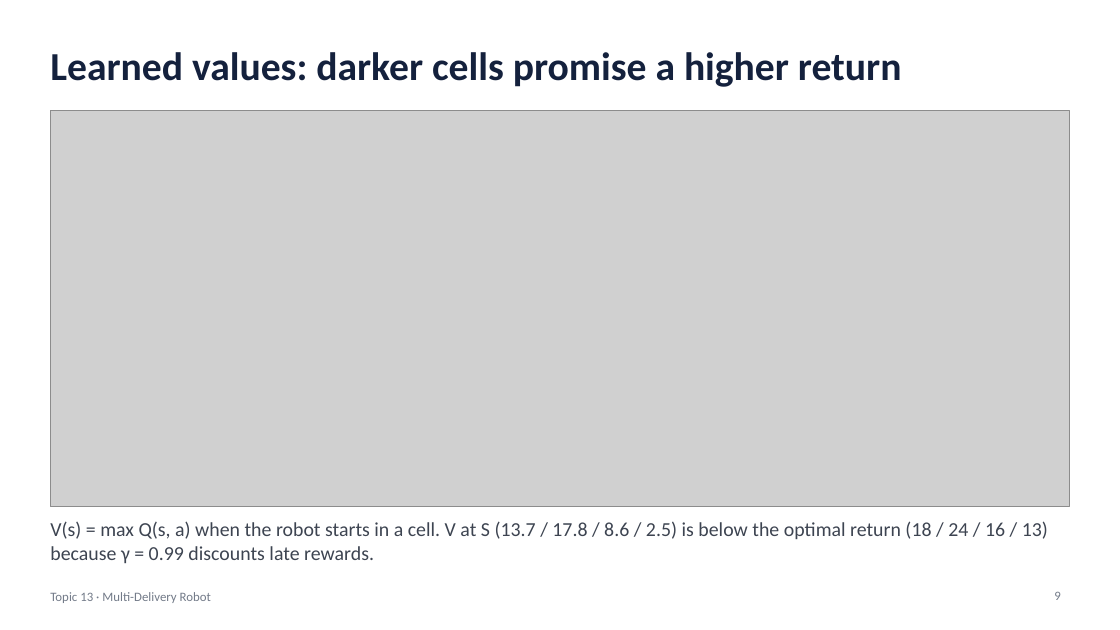
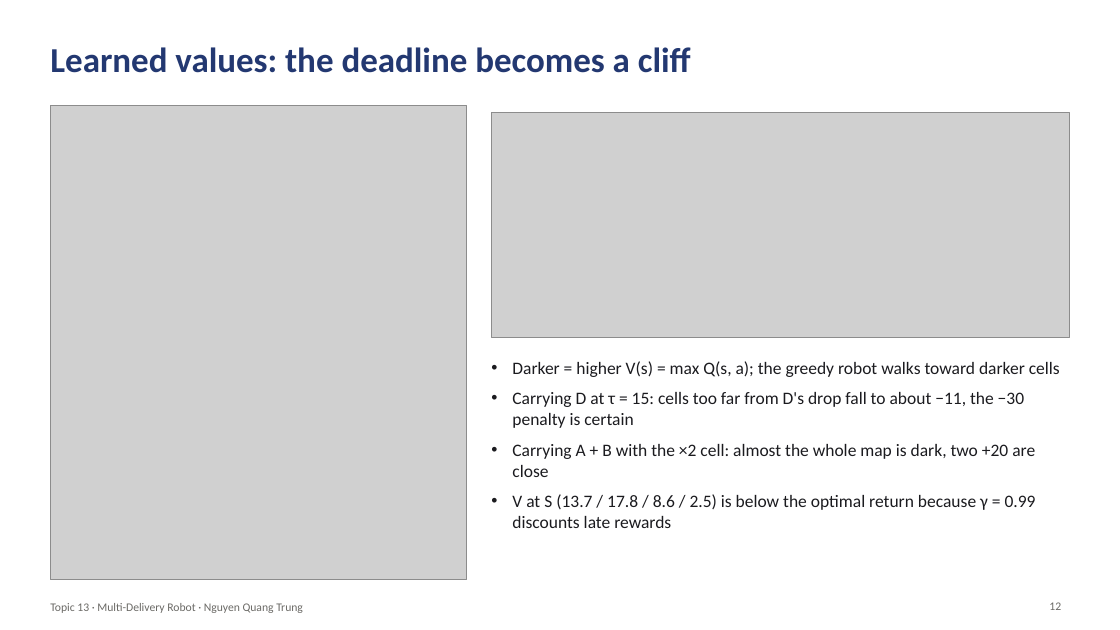
Before and after one commit to Qwup2112/multi-delivery-robot-rl, a slide deck: slide 12 of Nguyen_Quang_Trung-22011211/Slides_Topic13_MultiDeliveryRobot.pptx (slide 9 before the commit). Drawn at 1120x630 pixels with LibreOffice and Linux fonts; fonts in the diff are those of the drawing; grey boxes stand for pictures; background and template pictures are left out. Boxes give left, top, right and bottom in pixels: in the first picture for what was removed or moved away, otherwise in the second. Text is boxed around its words. In the diff, an @@ line names an element or a change of style, - is before the commit and + after.

```diff
--- a/Nguyen_Quang_Trung-22011211/Slides_Topic13_MultiDeliveryRobot.pptx
+++ b/Nguyen_Quang_Trung-22011211/Slides_Topic13_MultiDeliveryRobot.pptx
@@ title at [50,47,691,73]: text changed; size 34 to 30 pt; text colour #14213D to #233871 @@
-Learned values: darker cells promise a higher return
+Learned values: the deadline becomes a cliff
@@ picture added at [50,105,467,580] @@
@@ picture: place and size @@
-picture at [50,110,1070,507]
+picture at [492,113,1070,338]
@@ text at [512,361,1060,528]: text changed; size 17 to 15 pt; text colour #3D4451 to #1B1B1F @@
-V(s) = max Q(s, a) when the robot starts in a cell. V at S (13.7 / 17.8 / 8.6 / 2.5) is below the optimal return (18 / 24 / 16 / 13) because γ = 0.99 discounts late rewards.
+• Darker = higher V(s) = max Q(s, a); the greedy robot walks toward darker cells
+• Carrying D at τ = 15: cells too far from D's drop fall to about −11, the −30 penalty is certain
+• Carrying A + B with the ×2 cell: almost the whole map is dark, two +20 are close
+• V at S (13.7 / 17.8 / 8.6 / 2.5) is below the optimal return because γ = 0.99 discounts late rewards
@@ page number removed at [1054,592,1060,600] @@
-9
@@ text at [50,603,303,613]: text changed; size 11 to 10 pt; text colour #737B89 to #6B6A66 @@
-Topic 13 · Multi-Delivery Robot
+Topic 13 · Multi-Delivery Robot · Nguyen Quang Trung
@@ page number added at [1049,602,1061,610], 10 pt, text #6B6A66 @@
+12
```
Also in this commit, not shown: 11 other slides changed, 8 slides added, 9 slides removed, 1 other file.
